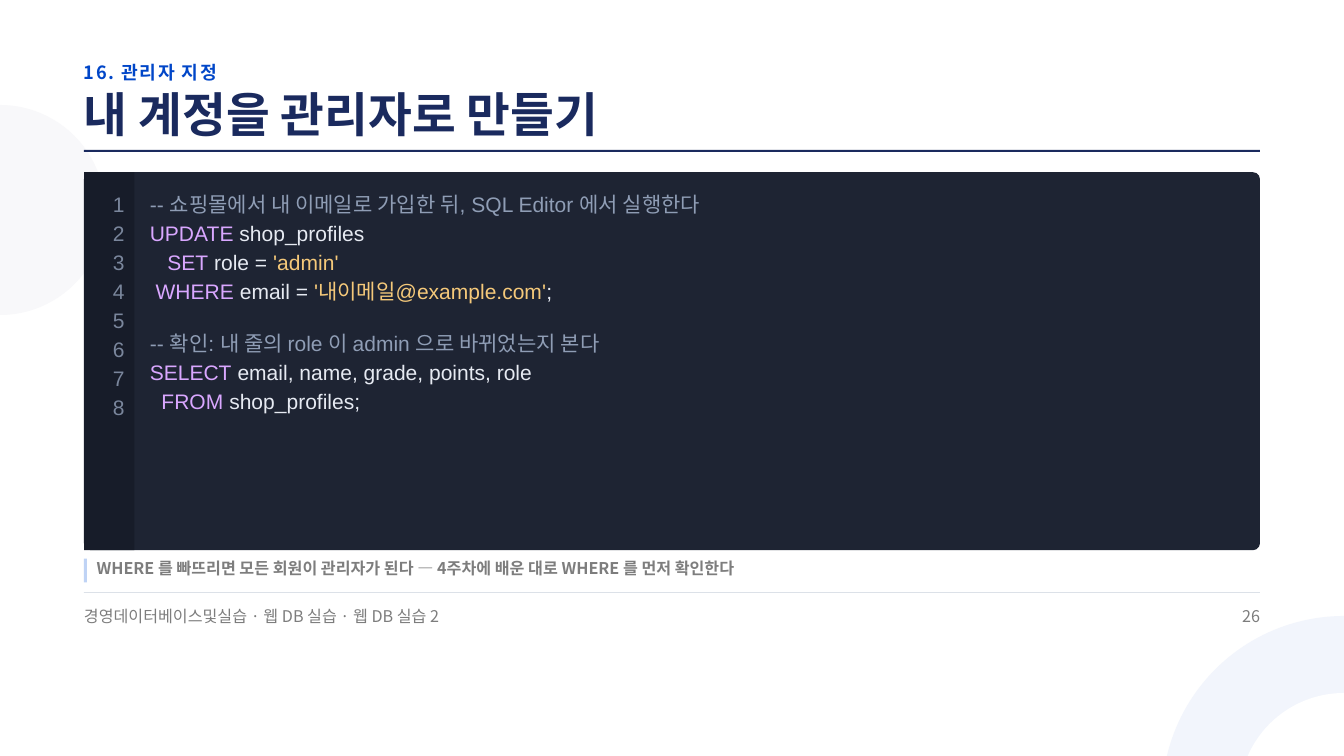
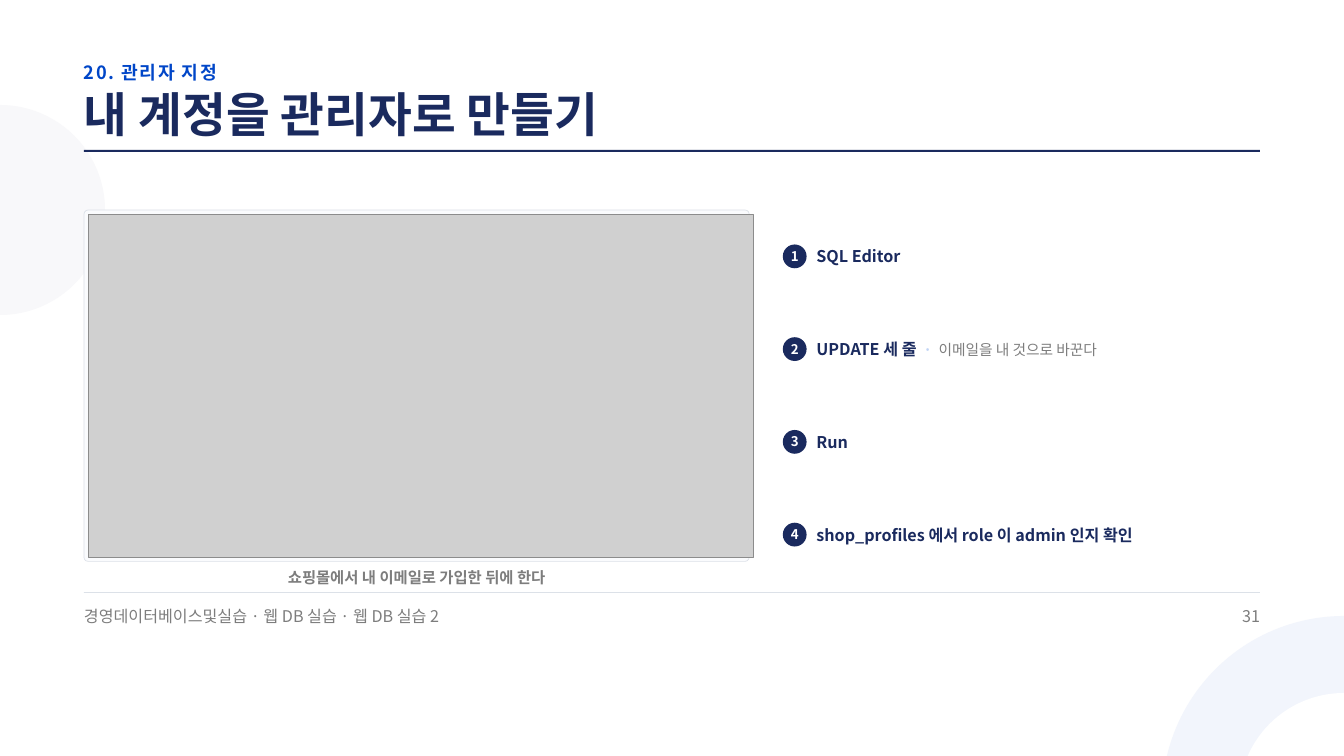
Before and after one commit to jungaistar/materials, a slide deck: slide 31 of koreatech-db/webdb/웹DB실습2_Supabase로_쇼핑몰에_DB_연결하기.pptx (slide 26 before the commit). Drawn at 1344x756 pixels with LibreOffice and Linux fonts; fonts in the diff are those of the drawing; grey boxes stand for pictures. Boxes give left, top, right and bottom in pixels: in the first picture for what was removed or moved away, otherwise in the second. Text is boxed around its words. In the diff, an @@ line names an element or a change of style, - is before the commit and + after.

Commit message:
koreatech-db 웹 DB 실습 강의안(그림 · 프롬프트 · 웹 구조 보강): 웹DB실습2_Supabase로_쇼핑몰에_DB_연결하기.pptx

```diff
--- a/koreatech-db/webdb/웹DB실습2_Supabase로_쇼핑몰에_DB_연결하기.pptx
+++ b/koreatech-db/webdb/웹DB실습2_Supabase로_쇼핑몰에_DB_연결하기.pptx
@@ text at [84,63,217,81]: text changed @@
-16. 관리자 지정
+20. 관리자 지정
@@ rectangle removed at [84,172,134,550] @@
@@ text removed at [113,197,125,415] @@
-1
-2
-3
-4
-5
-6
-7
-8
@@ text removed at [150,194,700,413] @@
--- 쇼핑몰에서 내 이메일로 가입한 뒤, SQL Editor 에서 실행한다
-UPDATE shop_profiles
-SET role = 'admin'
-WHERE email = '내이메일@example.com';
--- 확인: 내 줄의 role 이 admin 으로 바뀌었는지 본다
-SELECT email, name, grade, points, role
-FROM shop_profiles;
@@ rounded rectangle: place and size @@
-rounded rectangle at [84,172,1260,550]
+rounded rectangle at [84,210,749,561]
@@ rounded rectangle at [84,210,749,561]: fill #1E2433 to #FAFBFD; outline none to #DCE1E8 0.75 pt; proportions changed @@
@@ picture added at [88,214,753,557] @@
@@ ellipse added at [783,245,806,268], fill #1A2A5E @@
@@ text added at [791,251,799,261], 14.2 pt, text #FFFFFF, bold @@
+1
@@ text added at [816,249,901,266], 17.2 pt, text #1A2A5E, bold @@
+SQL Editor
@@ ellipse added at [783,337,806,361], fill #1A2A5E @@
@@ text added at [791,344,799,354], 14.2 pt, text #FFFFFF, bold @@
+2
@@ text added at [816,341,1097,357], 15.8 pt, text #7D7D7D @@
+UPDATE 세 줄 · 이메일을 내 것으로 바꾼다
@@ ellipse added at [783,430,806,454], fill #1A2A5E @@
@@ text added at [791,436,799,446], 14.2 pt, text #FFFFFF, bold @@
+3
@@ text added at [816,436,848,448], 17.2 pt, text #1A2A5E, bold @@
+Run
@@ ellipse added at [783,523,806,546], fill #1A2A5E @@
@@ text added at [791,529,799,539], 14.2 pt, text #FFFFFF, bold @@
+4
@@ text added at [816,527,1133,545], 17.2 pt, text #1A2A5E, bold @@
+shop_profiles 에서 role 이 admin 인지 확인
@@ rectangle removed at [84,558,87,582] @@
@@ text removed at [97,560,734,576] @@
-WHERE 를 빠뜨리면 모든 회원이 관리자가 된다 — 4주차에 배운 대로 WHERE 를 먼저 확인한다
@@ text added at [288,570,545,585], 16.5 pt, text #7D7D7D, bold @@
+쇼핑몰에서 내 이메일로 가입한 뒤에 한다
@@ text at [1242,610,1260,622]: text changed @@
-26
+31
```
Also in this commit, not shown: 29 other slides changed, 5 slides added.
